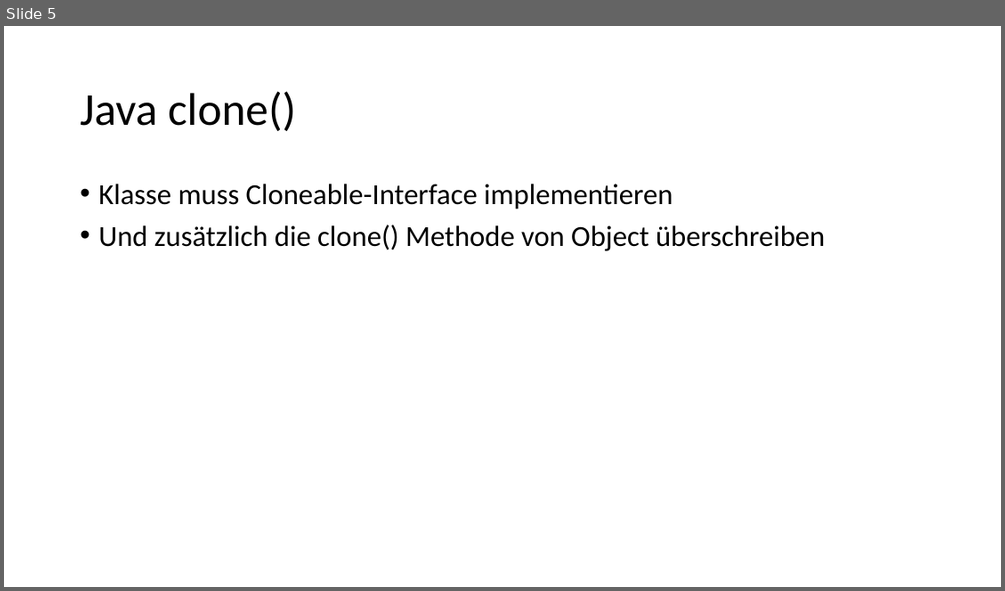
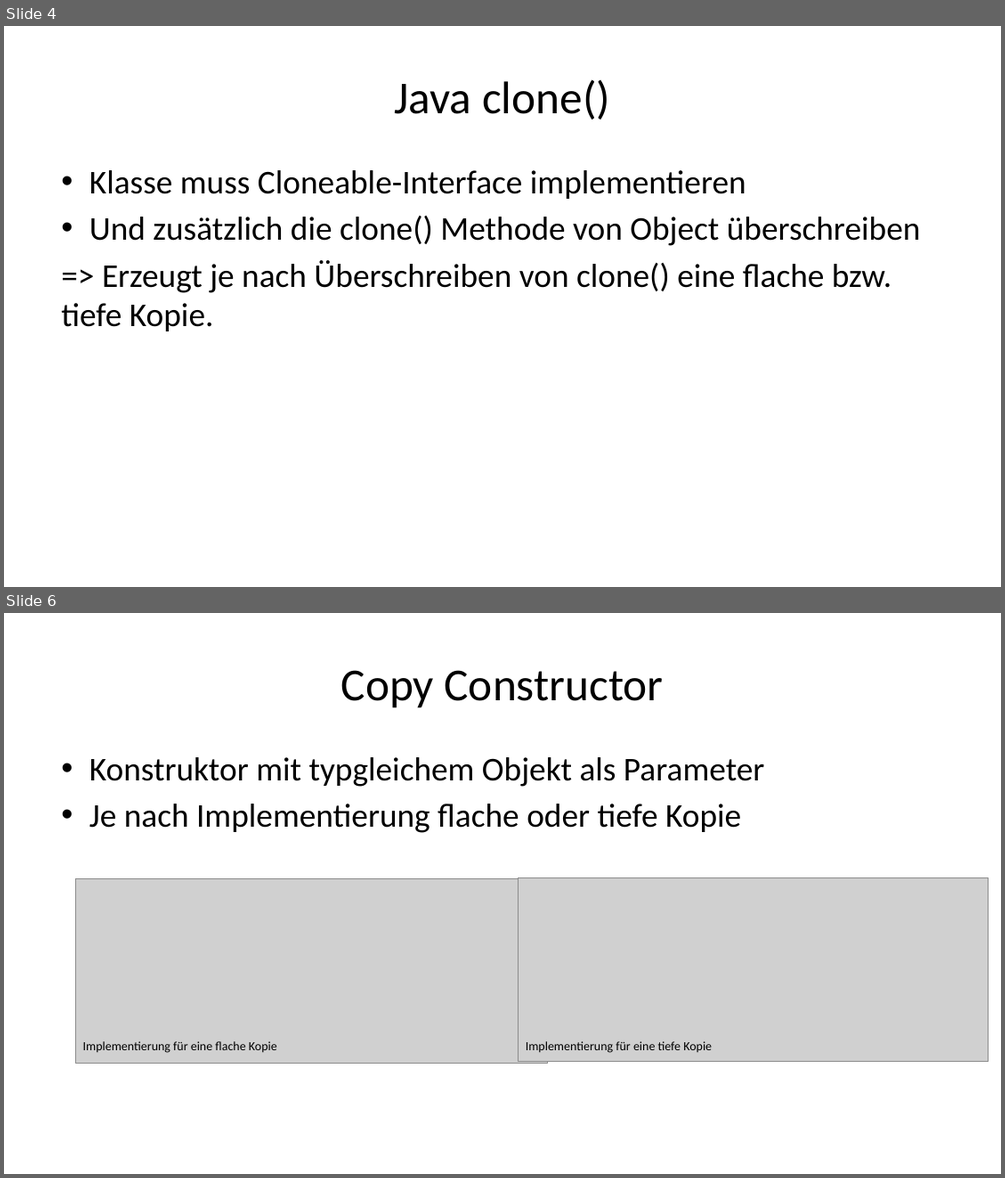
Before and after one commit to doubleSlashde/brownbagLunchCloneObjectsInJava, a slide deck: Klonen von Objekten in Java.pptx. Shown one above the other, each under a label of ours: slide 5 before the commit, slides 4 and 6 after it; the slides between them are not shown. The pictures are 1005x591 and 1005x1178 pixels, drawn with LibreOffice and Linux fonts; fonts in the diff are those of the drawing; grey boxes stand for pictures. Boxes give left, top, right and bottom in pixels: in the first picture for what was removed or moved away, otherwise in the second. Text is boxed around its words. In the diff, an @@ line names an element or a change of style, - is before the commit and + after.

```diff
--- a/Klonen von Objekten in Java.pptx
+++ b/Klonen von Objekten in Java.pptx
@@ slide 6 added at <box>4,613,1001,1174</box>, background #FFFFFF @@
@@ title added at <box>341,670,663,708</box>, 44 pt, text #000000 @@
+Copy Constructor
@@ text added at <box>89,757,764,833</box>, 32 pt, text #000000 @@
+• Konstruktor mit typgleichem Objekt als Parameter
+• Je nach Implementierung flache oder tiefe Kopie
@@ picture added at <box>76,879,547,1063</box> @@
@@ picture added at <box>518,877,989,1062</box> @@
@@ text added at <box>83,1041,277,1053</box>, 12 pt, text #000000 @@
+Implementierung für eine flache Kopie
@@ text added at <box>526,1041,712,1053</box>, 12 pt, text #000000 @@
+Implementierung für eine tiefe Kopie
@@ what was slide 5 is now slide 4 @@
@@ slide 4 changed as well @@
@@ title "Java clone()": place and size @@
-title "Java clone()" at <box>80,91,296,131</box>
+title "Java clone()" at <box>394,79,610,119</box>
@@ title "Java clone()" at <box>394,79,610,119</box>: alignment left to centre; line spacing 0.9 to 1 @@
@@ text "Klasse muss Cloneable-Interface implementieren": place and size @@
-text "Klasse muss Cloneable-Interface implementieren" at <box>98,184,825,251</box>
+text "Klasse muss Cloneable-Interface implementieren" at <box>61,170,921,331</box>
@@ text at <box>89,170,921,246</box>: size 28 to 32 pt in "Klasse muss Cloneable-Interface implementieren", "Und zusätzlich die clone() Methode von Object ..."; indent changed; line spacing 0.9 to 1; less space between paragraphs @@
@@ text at <box>61,260,891,331</box>: paragraph added @@
+=> Erzeugt je nach Überschreiben von clone() eine flache bzw. tiefe Kopie.
```
Also in this commit, not shown: 6 other slides changed, 3 other slides added, 3 slides removed, 2 other files.
